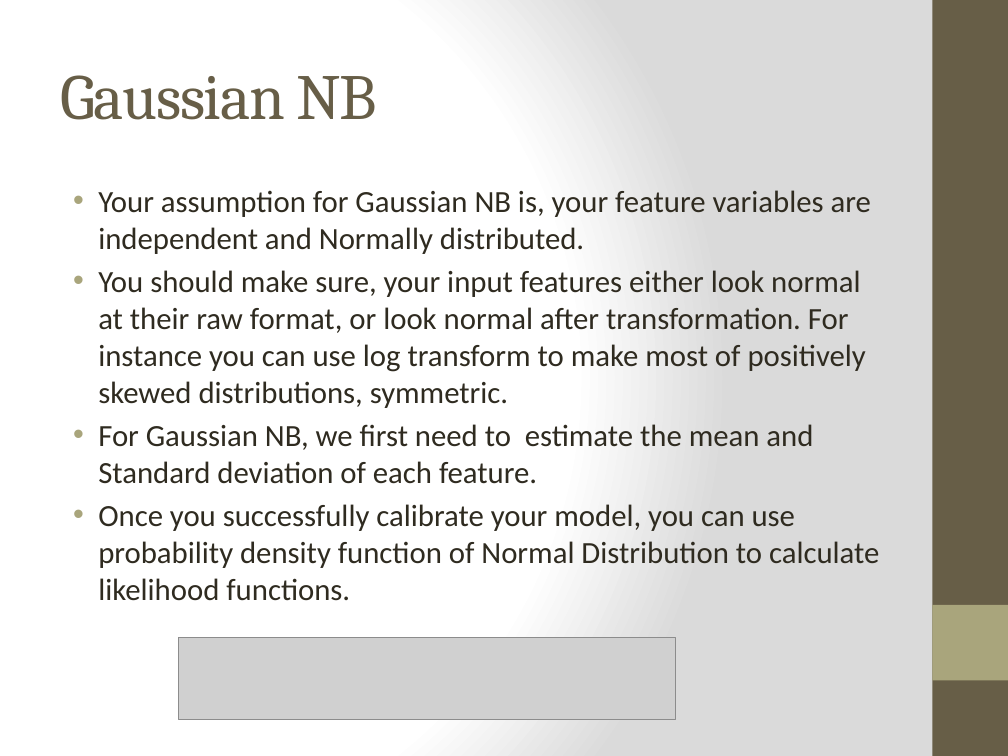
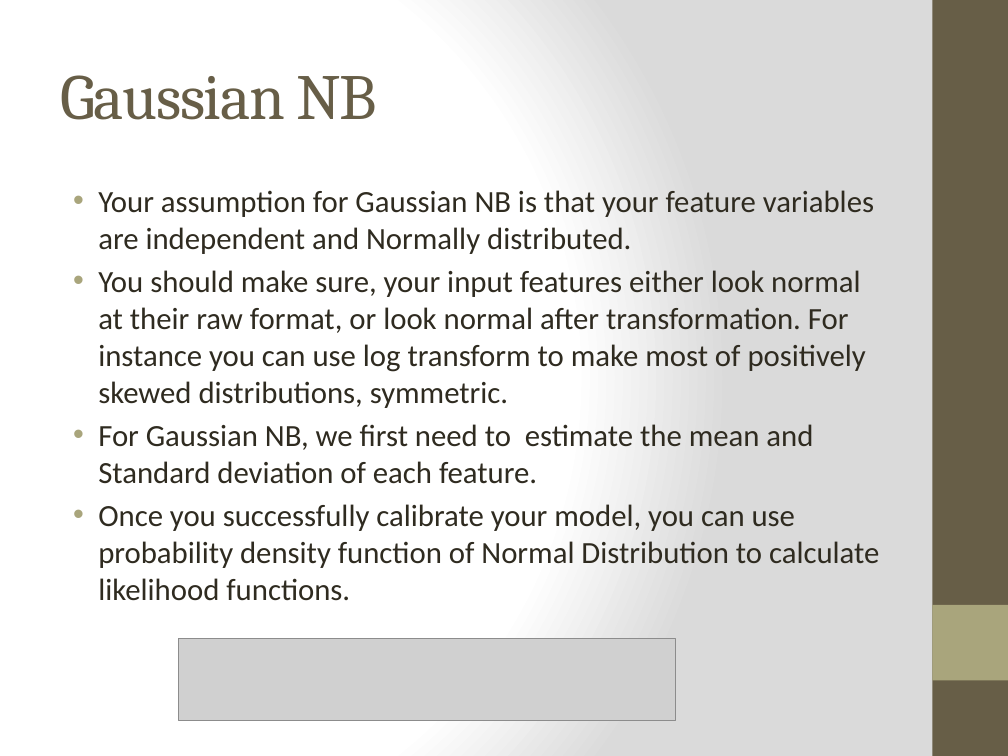
Before and after one commit to prymnumber/DS-SF-24, a slide deck: slide 12 of Lecture Notes-Slides/Lecture 17.pptx. Drawn at 1008x756 pixels with LibreOffice and Linux fonts; fonts in the diff are those of the drawing; grey boxes stand for pictures. Boxes give left, top, right and bottom in pixels: in the first picture for what was removed or moved away, otherwise in the second. Text is boxed around its words. In the diff, an @@ line names an element or a change of style, - is before the commit and + after.

```diff
--- a/Lecture Notes-Slides/Lecture 17.pptx
+++ b/Lecture Notes-Slides/Lecture 17.pptx
@@ text at (98,190,874,254): text changed @@
-• Your assumption for Gaussian NB is, your feature variables are independent and Normally distributed.
+• Your assumption for Gaussian NB is that your feature variables are independent and Normally distributed.
```
Also in this commit, not shown: 5 other slides changed, 9 other files.
